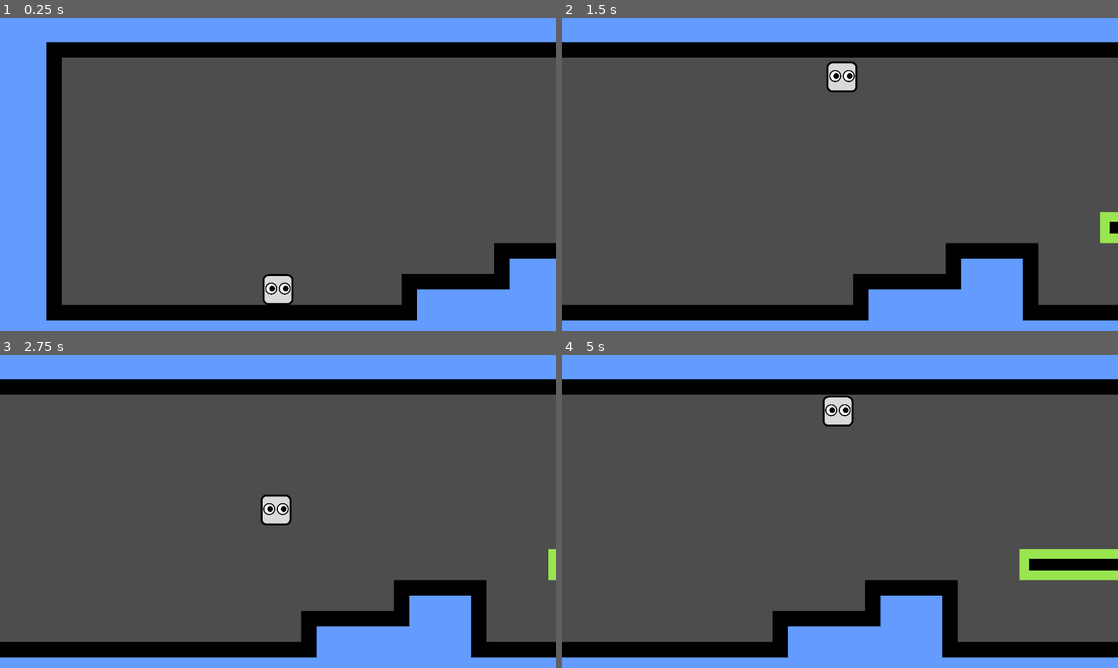
Above: before the commit, frames 1-4 (two rows, left to right).
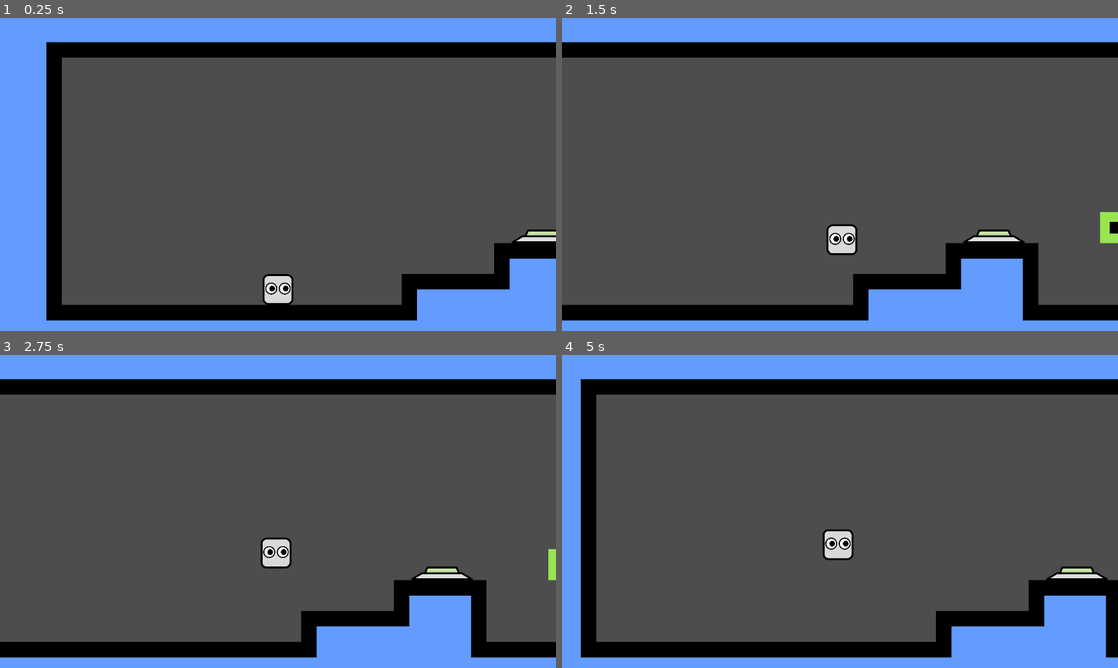
Above: after the commit, the same moments.

Repository: Gablecreateur/Curse-Of-Infinity
Game: Godot game, scene res://scenes/levels/orignial_level.tscn
The game is run twice, just before and just after one commit, with the same random seed, the same clock (stepped at 60 frames per second) and the same inputs.
Inputs:
- Up to frame 1 (0.25 s): no input
- Up to frame 2 (1.5 s): tap Enter at 0.5 s; hold D (right) from 0.53 s (still down); tap Space (jump) at 0.6, 0.77, 1.07, 1.35 s
- Up to frame 3 (2.75 s): tap Space (jump) at 1.52, 1.82, 2.1 s; release D (right) at 2.03 s; hold A (left) from 2.03 s (still down)
- Up to frame 4 (5 s): release A (left) at 2.78 s; hold D (right) 2.78-4.28 s; tap Space (jump) at 2.85, 3.02, 3.32, 3.6, 3.77, 4.07, 4.35, 4.52, 4.82 s; hold A (left) from 4.28 s (still down)

The runs differ from the first frame. In frame 1, 0.3% of the frame differs, in the area x 92-100%, y 67-72%; in frame 2, 1.4%; in frame 3, 1.4%; in frame 4, 20%, in the area x 0-100%, y 7-97%.

Commit message:
Jour 3 - 20/10

Diff:
--- a/project.godot
+++ b/project.godot
@@ -49,6 +49,10 @@
 ]
 }
 
+[layer_names]
+
+2d_physics/layer_2="Collsion Layer"
+
 [physics]
 
 common/physics_interpolation=true
--- /dev/null
+++ b/scenes/interactibles/button.tscn
@@ -0,0 +1,52 @@
+[gd_scene load_steps=8 format=3 uid="uid://wynw50cnk027"]
+
+[ext_resource type="Script" uid="uid://cayn0y183mvk5" path="res://script/interactibles/button.gd" id="1_nfato"]
+[ext_resource type="Texture2D" uid="uid://djgdevkdg8vtu" path="res://assets/textures/interactibles/button_base.png" id="1_tpau2"]
+[ext_resource type="Texture2D" uid="uid://ddb8mlpx48fnj" path="res://assets/textures/interactibles/button_top.png" id="2_nfato"]
+
+[sub_resource type="RectangleShape2D" id="RectangleShape2D_tpau2"]
+size = Vector2(308, 32)
+
+[sub_resource type="SegmentShape2D" id="SegmentShape2D_tpau2"]
+a = Vector2(-169, 65)
+b = Vector2(-281, 132)
+
+[sub_resource type="SegmentShape2D" id="SegmentShape2D_nfato"]
+a = Vector2(-169, 65)
+b = Vector2(170, 65)
+
+[sub_resource type="SegmentShape2D" id="SegmentShape2D_rv1o4"]
+a = Vector2(279, 132)
+b = Vector2(170, 65)
+
+[node name="Button" type="Node2D"]
+script = ExtResource("1_nfato")
+
+[node name="BaseSprite2D" type="Sprite2D" parent="."]
+texture = ExtResource("1_tpau2")
+
+[node name="TopSprite2D" type="Sprite2D" parent="."]
+texture = ExtResource("2_nfato")
+
+[node name="Area2D" type="Area2D" parent="."]
+
+[node name="CollisionShape2D" type="CollisionShape2D" parent="Area2D"]
+position = Vector2(3, 48)
+shape = SubResource("RectangleShape2D_tpau2")
+debug_color = Color(0, 0.30588236, 0.69803923, 0.41960785)
+
+[node name="StaticBody2D" type="StaticBody2D" parent="."]
+
+[node name="CollisionShape2D" type="CollisionShape2D" parent="StaticBody2D"]
+position = Vector2(0, 3)
+shape = SubResource("SegmentShape2D_tpau2")
+
+[node name="CollisionShape2D2" type="CollisionShape2D" parent="StaticBody2D"]
+position = Vector2(0, 3)
+shape = SubResource("SegmentShape2D_nfato")
+
+[node name="CollisionShape2D3" type="CollisionShape2D" parent="StaticBody2D"]
+position = Vector2(0, 2)
+shape = SubResource("SegmentShape2D_rv1o4")
+
+[connection signal="body_entered" from="Area2D" to="." method="_on_area_2d_body_entered"]
--- /dev/null
+++ b/scenes/interactibles/door.tscn
@@ -0,0 +1,26 @@
+[gd_scene load_steps=5 format=3 uid="uid://cs1k4qfn4oy4i"]
+
+[ext_resource type="Script" uid="uid://cen1mgdy71ygx" path="res://script/interactibles/door.gd" id="1_amque"]
+[ext_resource type="Texture2D" uid="uid://b306v120foc77" path="res://assets/textures/interactibles/door_unlocked.png" id="1_mt6s6"]
+[ext_resource type="Texture2D" uid="uid://co40igd0mfjup" path="res://assets/textures/interactibles/door_locked.png" id="2_amque"]
+
+[sub_resource type="RectangleShape2D" id="RectangleShape2D_mt6s6"]
+size = Vector2(333, 384)
+
+[node name="Door" type="Node2D"]
+script = ExtResource("1_amque")
+
+[node name="UnlockedDoorSprite2D" type="Sprite2D" parent="."]
+position = Vector2(0, -128)
+texture = ExtResource("1_mt6s6")
+
+[node name="LockedDoorSprite2D" type="Sprite2D" parent="."]
+position = Vector2(0, -128)
+texture = ExtResource("2_amque")
+
+[node name="Area2D" type="Area2D" parent="."]
+
+[node name="CollisionShape2D" type="CollisionShape2D" parent="Area2D"]
+position = Vector2(-0.5, -64)
+shape = SubResource("RectangleShape2D_mt6s6")
+debug_color = Color(0, 0.30588236, 0.69803923, 0.41960785)
--- a/scenes/interactibles/spike.tscn
+++ b/scenes/interactibles/spike.tscn
@@ -1,8 +1,23 @@
-[gd_scene load_steps=2 format=3 uid="uid://bxxle03lrfwy3"]
+[gd_scene load_steps=4 format=3 uid="uid://bxxle03lrfwy3"]
 
 [ext_resource type="Texture2D" uid="uid://dl0cbuo2h37ia" path="res://assets/textures/interactibles/spike.png" id="1_1omqw"]
+[ext_resource type="Script" uid="uid://cj025cfs5aatd" path="res://script/player/hitbox.gd" id="2_77o3v"]
+
+[sub_resource type="RectangleShape2D" id="RectangleShape2D_rkt4o"]
+size = Vector2(172, 203)
 
 [node name="Node2D" type="Node2D"]
 
 [node name="Sprite2D" type="Sprite2D" parent="."]
 texture = ExtResource("1_1omqw")
+
+[node name="Hitbox" type="Area2D" parent="."]
+collision_layer = 2
+collision_mask = 2
+script = ExtResource("2_77o3v")
+metadata/_custom_type_script = "uid://cj025cfs5aatd"
+
+[node name="CollisionShape2D" type="CollisionShape2D" parent="Hitbox"]
+position = Vector2(0, 26.5)
+shape = SubResource("RectangleShape2D_rkt4o")
+debug_color = Color(1, 0.078431375, 0.07450981, 0.41960785)
--- a/scenes/levels/orignial_level.tscn
+++ b/scenes/levels/orignial_level.tscn
@@ -1,8 +1,9 @@
-[gd_scene load_steps=7 format=4 uid="uid://dlr321q2ny3aw"]
+[gd_scene load_steps=8 format=4 uid="uid://dlr321q2ny3aw"]
 
 [ext_resource type="Texture2D" uid="uid://cpr4uswgaepwu" path="res://assets/textures/tilemaps/test_tilemap.png" id="1_vutaq"]
 [ext_resource type="Script" uid="uid://c2lhjtwltcio6" path="res://script/player/camera_2d.gd" id="2_67cex"]
 [ext_resource type="PackedScene" uid="uid://bxxle03lrfwy3" path="res://scenes/interactibles/spike.tscn" id="3_bqskg"]
+[ext_resource type="PackedScene" uid="uid://wynw50cnk027" path="res://scenes/interactibles/button.tscn" id="4_tp8xm"]
 
 [sub_resource type="TileSetAtlasSource" id="TileSetAtlasSource_67cex"]
 texture = ExtResource("1_vutaq")
@@ -293,3 +294,6 @@
 [node name="TileMapLayer" type="TileMapLayer" parent="2Dparent/Orignal Level"]
 tile_map_data = PackedByteArray("AAADAAIAAAABAAIAAAADAAEAAAABAAAAAAACAAIAAAABAAIAAAACAAEAAAABAAAAAAABAAIAAAABAAIAAAABAA …(9472 unchanged characters)…
 tile_set = SubResource("TileSet_bqskg")
+
+[node name="Button" parent="." instance=ExtResource("4_tp8xm")]
+position = Vector2(2192, -384)
--- a/scenes/player/player.tscn
+++ b/scenes/player/player.tscn
@@ -1,13 +1,17 @@
-[gd_scene load_steps=7 format=3 uid="uid://d3mj7npc63n3p"]
+[gd_scene load_steps=9 format=3 uid="uid://d3mj7npc63n3p"]
 
 [ext_resource type="Texture2D" uid="uid://cxpu53d5sc82f" path="res://assets/textures/player/Body.svg" id="1_p47bc"]
 [ext_resource type="Texture2D" uid="uid://l7sp11823ujl" path="res://assets/textures/player/Left Eye.svg" id="2_75vfm"]
 [ext_resource type="Texture2D" uid="uid://bq3igb272xxto" path="res://assets/textures/player/Left Iris.svg" id="3_0owmy"]
 [ext_resource type="Texture2D" uid="uid://dyhen8m2tmlyj" path="res://assets/textures/player/Right Eye.svg" id="4_qek5x"]
 [ext_resource type="Texture2D" uid="uid://xff60ope8h2" path="res://assets/textures/player/Right Iris.svg" id="5_5gtgg"]
+[ext_resource type="Script" uid="uid://6b6rdhc5gb2e" path="res://script/player/hurtbox.gd" id="6_75vfm"]
 
-[sub_resource type="RectangleShape2D" id="RectangleShape2D_h17s1"]
-size = Vector2(256, 256)
+[sub_resource type="RectangleShape2D" id="RectangleShape2D_0owmy"]
+size = Vector2(208, 208)
+
+[sub_resource type="CircleShape2D" id="CircleShape2D_75vfm"]
+radius = 128.24976
 
 [node name="Player" type="CharacterBody2D"]
 
@@ -30,5 +34,15 @@
 position = Vector2(8, 0)
 texture = ExtResource("5_5gtgg")
 
+[node name="Hurtbox" type="Area2D" parent="."]
+collision_layer = 2
+collision_mask = 2
+script = ExtResource("6_75vfm")
+metadata/_custom_type_script = "uid://6b6rdhc5gb2e"
+
+[node name="CollisionShape2D" type="CollisionShape2D" parent="Hurtbox"]
+shape = SubResource("RectangleShape2D_0owmy")
+debug_color = Color(0, 0.7411765, 0, 0.41960785)
+
 [node name="CollisionShape2D" type="CollisionShape2D" parent="."]
-shape = SubResource("RectangleShape2D_h17s1")
+shape = SubResource("CircleShape2D_75vfm")
--- a/script/game_autoload.gd
+++ b/script/game_autoload.gd
@@ -7,6 +7,7 @@
 var base_level : Node2D
 var current_level : Node2D
 
+var player_default_behavior : Callable
 var curse_manager : CurseManager
 var default_curse : Curse
 var active_curse_array : Array[Curse]
@@ -26,7 +27,6 @@
 	curse_manager = load_and_add_to_tree(self,"res://scenes/game/curse_manager.tscn")
 	default_curse = curse_manager.loaded_curse_dict[&"no_curse"]
 	player = load_and_add_to_tree(self,"res://scenes/player/player.tscn")
-	print(player)
 
 func _physics_process(delta: float) -> void:
 	default_curse.run(delta)
--- /dev/null
+++ b/script/interactibles/button.gd
@@ -0,0 +1,14 @@
+extends Node2D
+class_name Interactible
+
+var IsActivated : bool = false
+signal activated
+
+func _ready() -> void:
+	$TopSprite2D.visible = true
+
+func _on_area_2d_body_entered(body: Node2D) -> void:
+	if body == Game.player:
+		IsActivated = true
+		activated.emit()
+		$TopSprite2D.visible = false
--- /dev/null
+++ b/script/interactibles/door.gd
@@ -0,0 +1,12 @@
+extends Node2D
+
+@export var linked_interactible : Interactible
+
+func _ready() -> void:
+	linked_interactible.connect(&"activated",open_door)
+	$LockedDoorSprite2D.visible = true
+	$UnlockedDoorSprite2D.visible = false
+
+func open_door() -> void:
+	$LockedDoorSprite2D.visible = false
+	$UnlockedDoorSprite2D.visible = true
--- a/script/player/curses/no_curse.gd
+++ b/script/player/curses/no_curse.gd
@@ -6,12 +6,12 @@
 
 func _init() -> void:
 	curse_name = "No Curse"
+	Game.player_default_behavior = movement_manager
 
 
 func run(delta : float) -> void:
 
 	movement_manager(delta)
-	jumping_manager(delta)
 
 	Game.player.move_and_slide()
 
@@ -19,16 +19,11 @@
 
 	var horizontal_dir : float = Input.get_axis("left","right")
 	Game.player.velocity.x = horizontal_dir * player_speed * delta * Game.ACCELERATION
-	print(Game.player.velocity)
-
-func jumping_manager(delta : float) -> void:
-
-
 
 	if not Game.player.is_on_floor():
 		Game.player.velocity.y += Game.GRAVITY * delta * (Game.ACCELERATION/4)
 	else:
 		Game.player.velocity.y = 0
 
-	if Input.is_action_just_pressed("jump"):
+	if Input.is_action_just_pressed("jump") && Game.player.is_on_floor_only():
 		Game.player.velocity.y = -jump_height * (Game.ACCELERATION/2)
--- a/script/player/hitbox.gd
+++ b/script/player/hitbox.gd
@@ -1,2 +1,4 @@
 extends Area2D
 class_name Hitbox
+
+@export var damage : int = 1
--- a/script/player/hurtbox.gd
+++ b/script/player/hurtbox.gd
@@ -1,2 +1,29 @@
 extends Area2D
 class_name Hurtbox
+
+@export var max_health : int = 1
+var health : int = max_health
+
+signal died
+
+func _ready() -> void:
+	connect("area_entered",_on_area_entered)
+
+func damage(amount : int) -> void:
+
+	if (health - amount) <= 0:
+		health = 0
+		die()
+
+	else:
+		health -= amount
+
+
+func _on_area_entered(area: Area2D) -> void:
+
+	if area is Hitbox:
+		self.damage(area.damage)
+
+func die() -> void:
+	print(str(owner.name) + " died")
+	died.emit()
Binary file added: assets/textures/interactibles/button_base.png
Not shown, added: assets/textures/interactibles/button_base.png.import
Binary file added: assets/textures/interactibles/button_top.png
Not shown, added: assets/textures/interactibles/button_top.png.import
Binary file added: assets/textures/interactibles/door_locked.png
Not shown, added: assets/textures/interactibles/door_locked.png.import
Binary file added: assets/textures/interactibles/door_unlocked.png
Not shown, added: assets/textures/interactibles/door_unlocked.png.import
Not shown, added: script/interactibles/button.gd.uid
Not shown, added: script/interactibles/door.gd.uid
Not shown, added: scenes/interactibles/button.tscn12177715730.tmp
